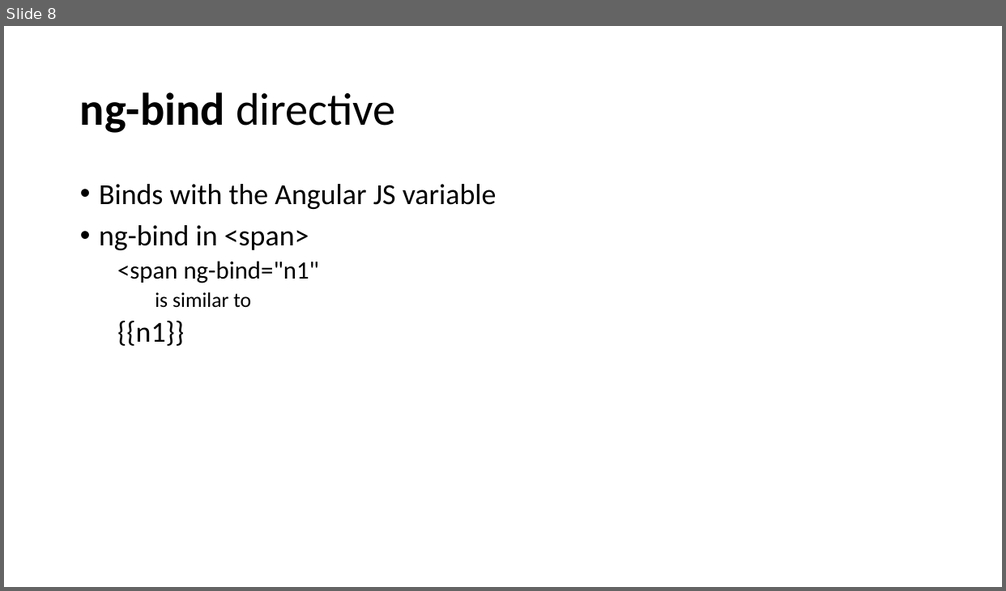
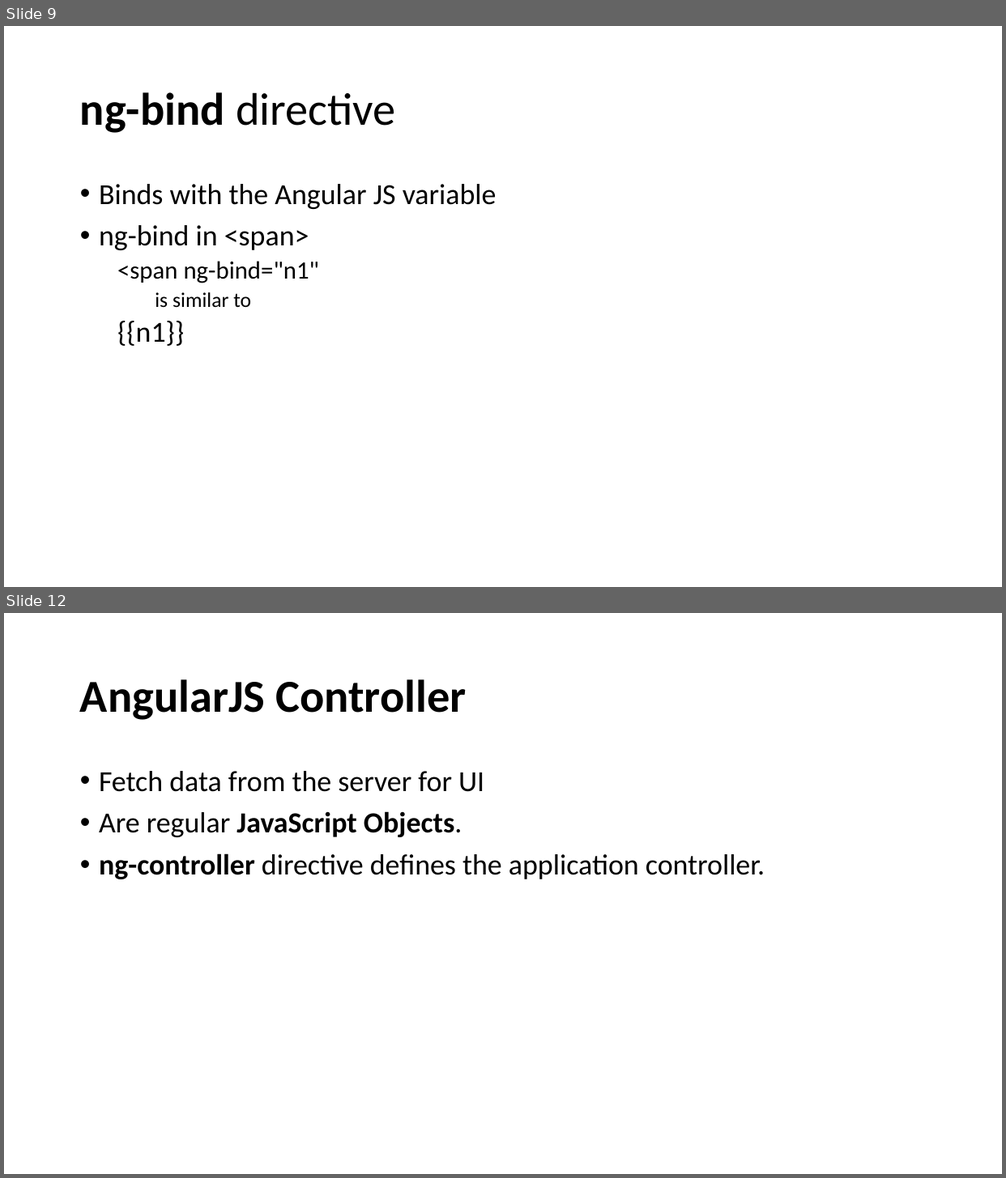
Before and after one commit to santoshkar/Angular, a slide deck: Angular JS draft.pptx. Shown one above the other, each under a label of ours: slide 8 before the commit, slides 9 and 12 after it; the slides between them are not shown. The pictures are 1006x591 and 1006x1178 pixels, drawn with LibreOffice and Linux fonts; fonts in the diff are those of the drawing. Boxes give left, top, right and bottom in pixels: in the first picture for what was removed or moved away, otherwise in the second. Text is boxed around its words. In the diff, an @@ line names an element or a change of style, - is before the commit and + after.

Commit message:
added controller

```diff
--- a/Angular JS draft.pptx
+++ b/Angular JS draft.pptx
@@ slide 12 added at [4,613,1002,1174], background #FFFFFF @@
@@ title added at [80,679,466,720], 44 pt, text #000000, bold @@
+AngularJS Controller
@@ text added at [99,771,765,879], 28 pt, text #000000 @@
+• Fetch data from the server for UI
+• Are regular JavaScript Objects.
+• ng-controller directive defines the application controller.
@@ what was slide 8 is now slide 9 @@
```
Also in this commit, not shown: 2 slides changed, 4 other slides added, 1 slide removed, 1 other file.
